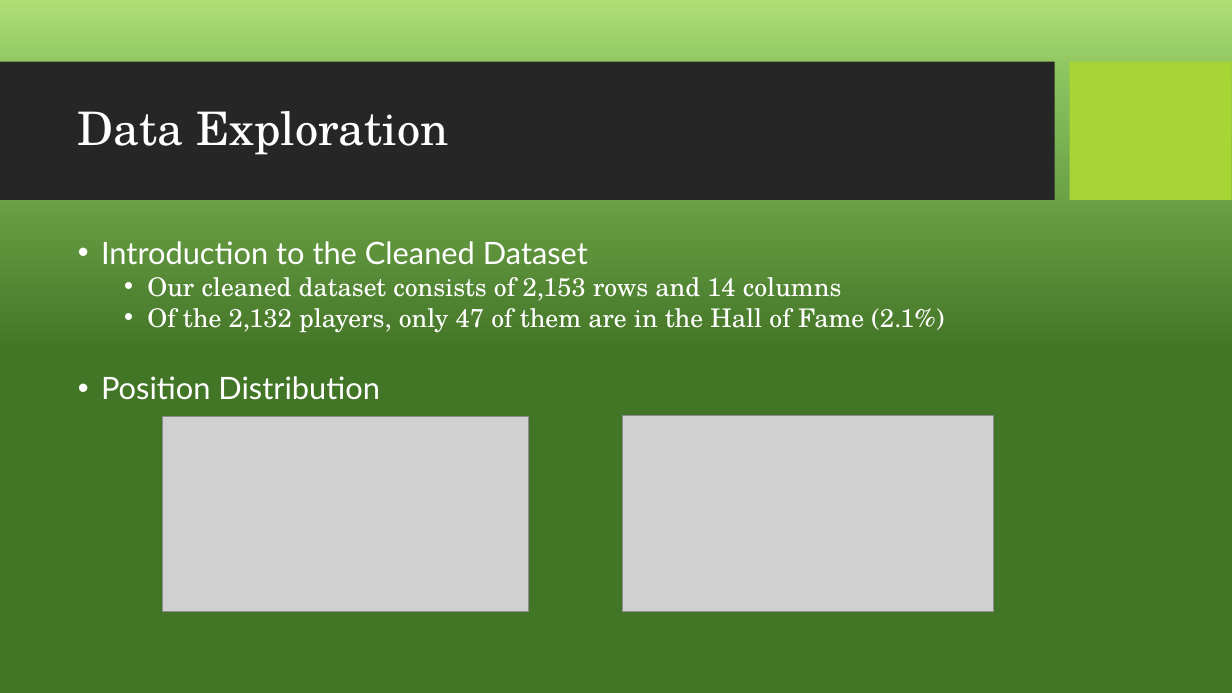
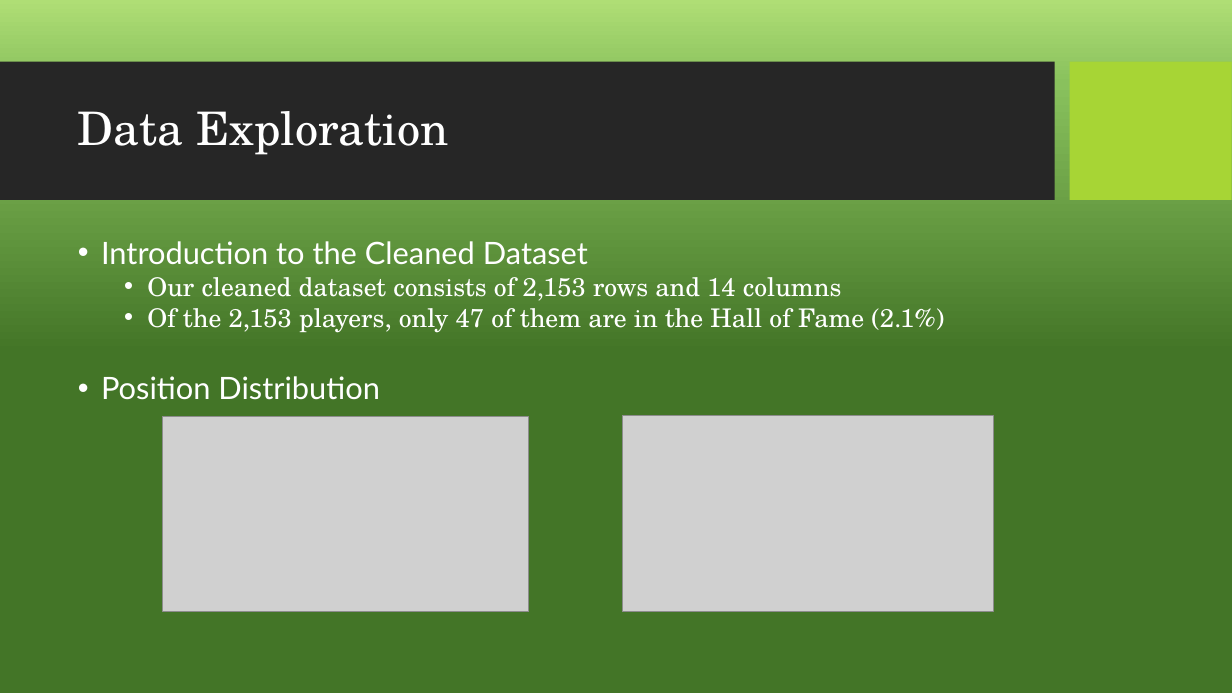
Before and after one commit to saminfeld/Springboard, a slide deck: slide 8 of Capstone Project 2/Capstone 2 Slides.pptx. Drawn at 1232x693 pixels with LibreOffice and Linux fonts; fonts in the diff are those of the drawing; grey boxes stand for pictures; background and template pictures are left out. Boxes give left, top, right and bottom in pixels: in the first picture for what was removed or moved away, otherwise in the second. Text is boxed around its words. In the diff, an @@ line names an element or a change of style, - is before the commit and + after.

```diff
--- a/Capstone Project 2/Capstone 2 Slides.pptx
+++ b/Capstone Project 2/Capstone 2 Slides.pptx
@@ text at box(147, 308, 944, 333): text changed @@
-  • Of the 2,132 players, only 47 of them are in the Hall of Fame (2.1%)
+  • Of the 2,153 players, only 47 of them are in the Hall of Fame (2.1%)
```
Also in this commit, not shown: 3 other slides changed, 37 other files.
